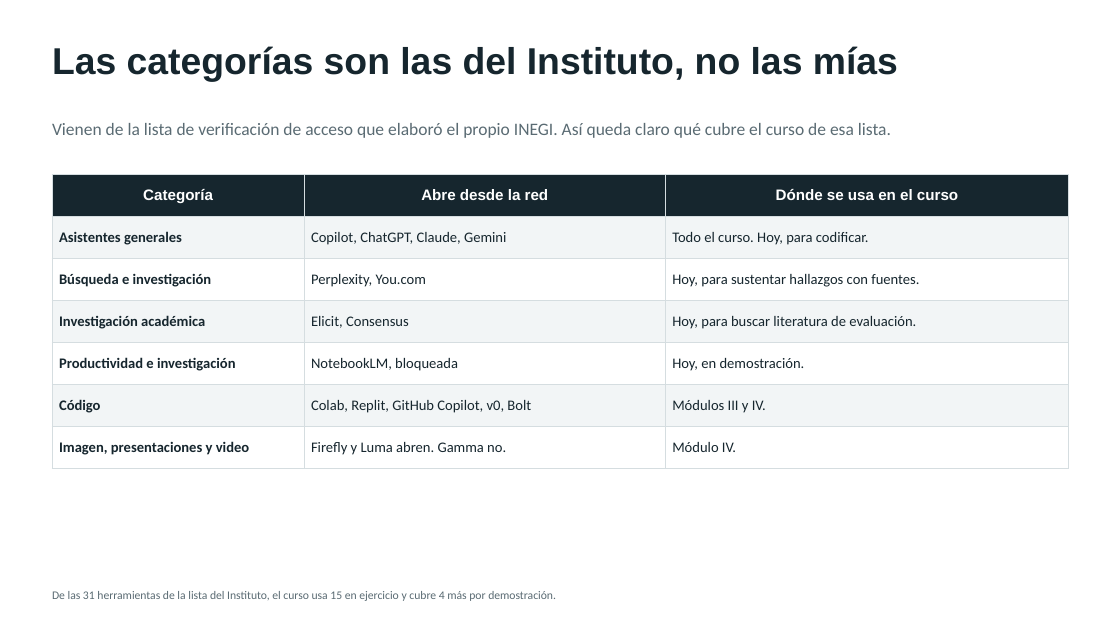
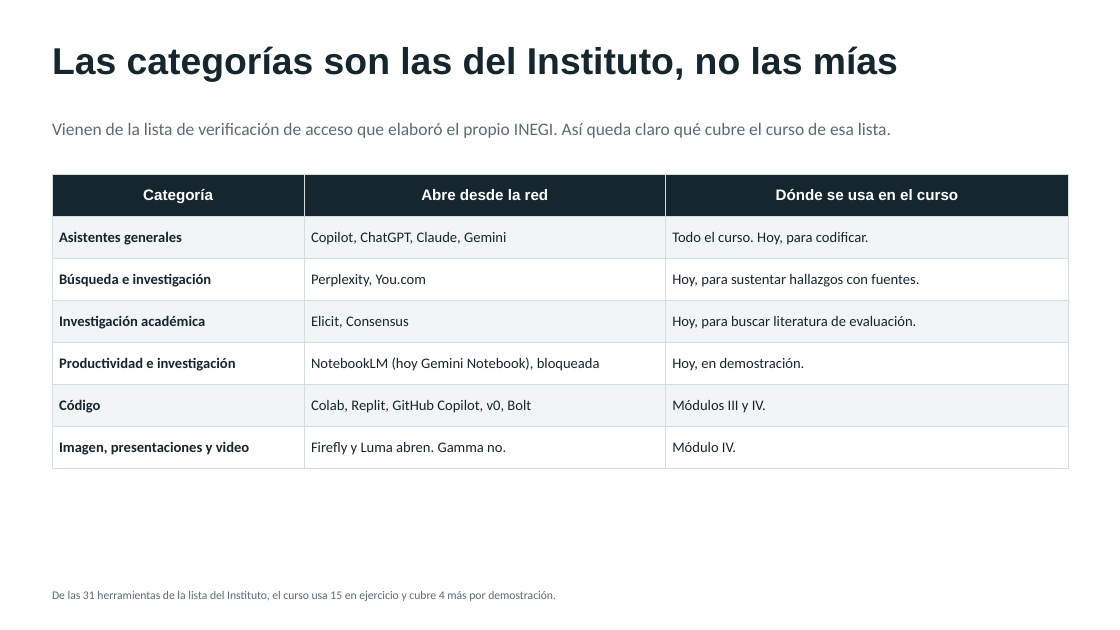
Before and after one commit to marvtrejo/curso-inegi-gen-ai, a slide deck: slide 5 of sesion-05/Sesion_05_Ecosistema_Herramientas.pptx. Drawn at 1120x630 pixels with LibreOffice and Linux fonts; fonts in the diff are those of the drawing. Boxes give left, top, right and bottom in pixels: in the first picture for what was removed or moved away, otherwise in the second. Text is boxed around its words. In the diff, an @@ line names an element or a change of style, - is before the commit and + after.

```diff
--- a/sesion-05/Sesion_05_Ecosistema_Herramientas.pptx
+++ b/sesion-05/Sesion_05_Ecosistema_Herramientas.pptx
@@ table at [52,175,1069,459] @@
-row 5, column 2: NotebookLM, bloqueada
+row 5, column 2: NotebookLM (hoy Gemini Notebook), bloqueada
```
Also in this commit, not shown: 7 other slides changed, 1 slide added, 3 other files.
